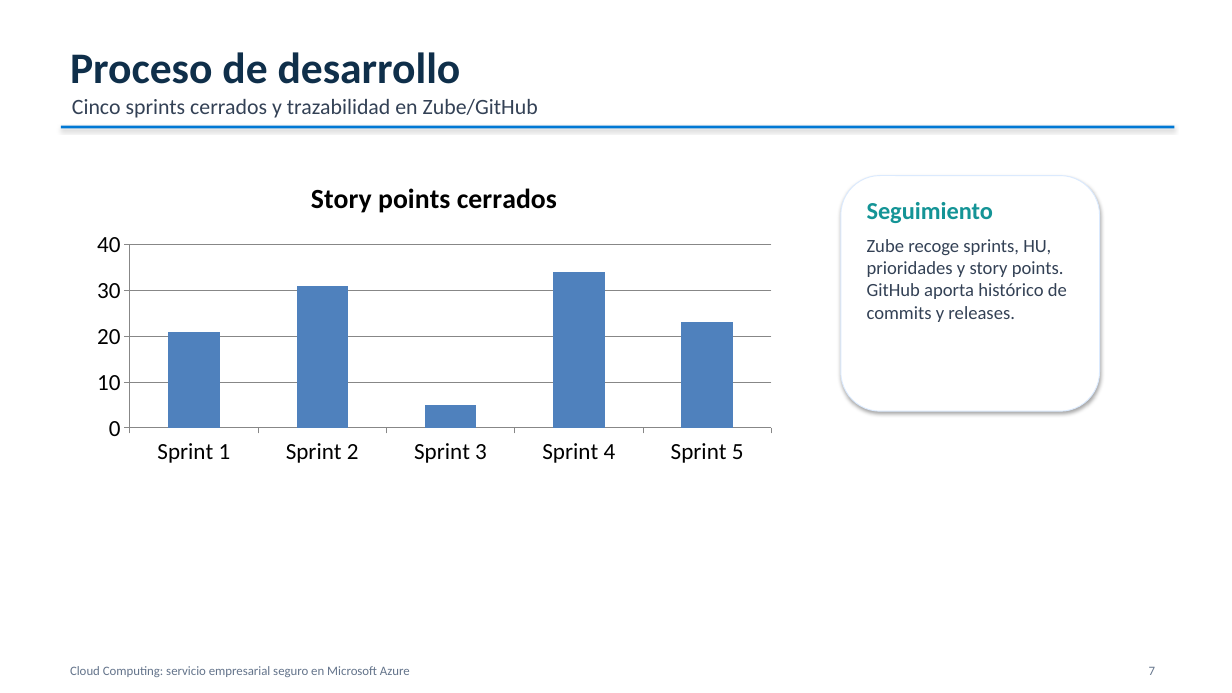
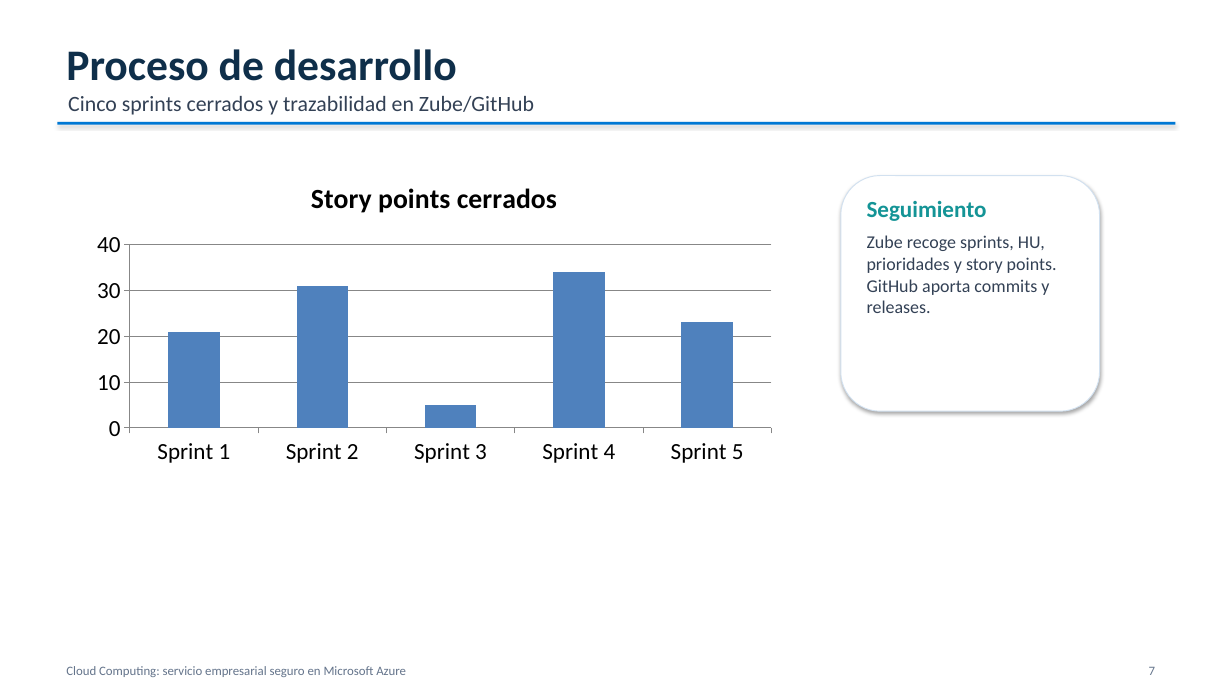
Before and after one commit to karimadrico/tfg-azure-servicio-empresarial-seguro, a slide deck: slide 7 of docs/entrega/presentacion-defensa-tfg.pptx. Drawn at 1232x693 pixels with LibreOffice and Linux fonts; fonts in the diff are those of the drawing. Boxes give left, top, right and bottom in pixels: in the first picture for what was removed or moved away, otherwise in the second. Text is boxed around its words. In the diff, an @@ line names an element or a change of style, - is before the commit and + after.

```diff
--- a/docs/entrega/presentacion-defensa-tfg.pptx
+++ b/docs/entrega/presentacion-defensa-tfg.pptx
@@ text "Proceso de desarrollo": place and size @@
-text "Proceso de desarrollo" at [70,52,461,84]
+text "Proceso de desarrollo" at [66,49,457,81]
@@ text "Cinco sprints cerrados y trazabilidad ...": place and size @@
-text "Cinco sprints cerrados y trazabilidad ..." at [72,99,538,118]
+text "Cinco sprints cerrados y trazabilidad ..." at [68,96,534,115]
@@ rectangle: place and size @@
-rectangle at [61,126,1175,128]
+rectangle at [57,122,1176,125]
@@ rounded rectangle at [841,176,1100,411]: outline #DBEAFE 0.75 pt to #D2E1F0 0.75 pt @@
@@ text "Seguimiento" at [867,201,987,221]: size 19 to 18 pt @@
@@ text at [867,235,1057,313]: text changed; size 14.5 to 14 pt @@
-Zube recoge sprints, HU, prioridades y story points. GitHub aporta histórico de commits y releases.
+Zube recoge sprints, HU, prioridades y story points. GitHub aporta commits y releases.
@@ text "Cloud Computing: servicio empresarial seguro ...": place and size @@
-text "Cloud Computing: servicio empresarial seguro ..." at [70,666,410,677]
+text "Cloud Computing: servicio empresarial seguro ..." at [66,666,406,677]
```
Also in this commit, not shown: 8 other slides changed, 13 other files.
